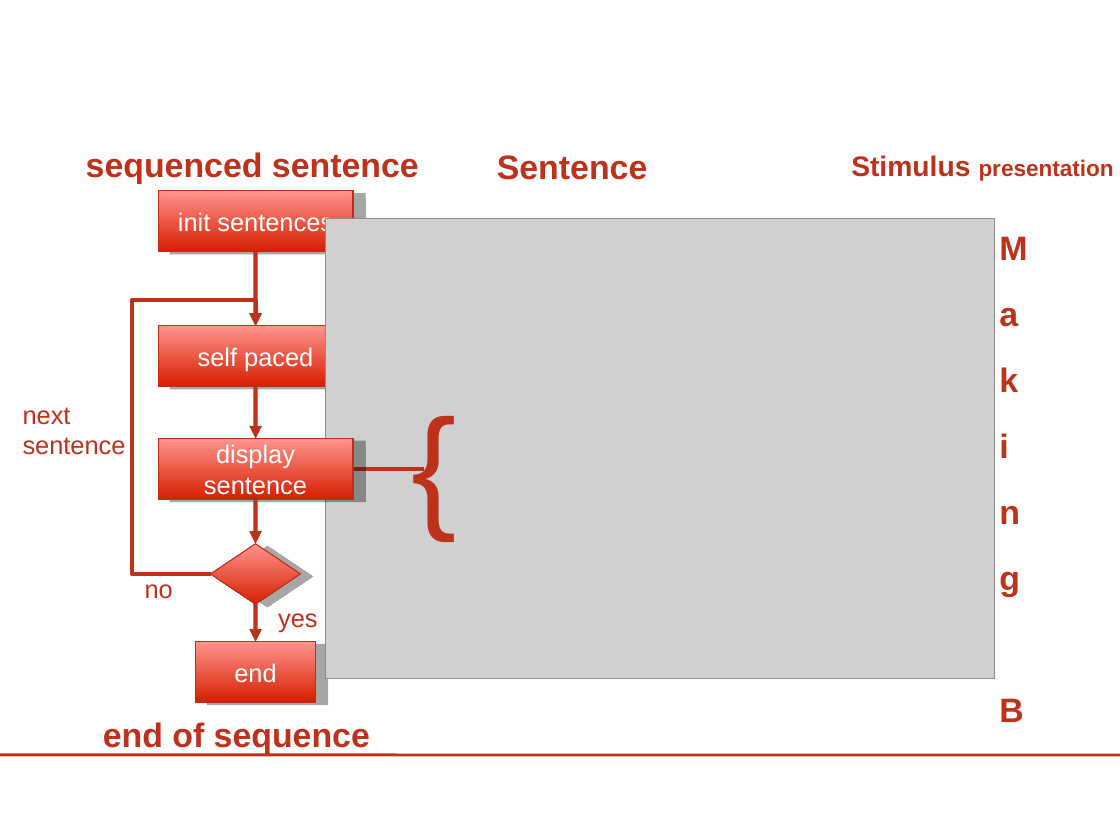
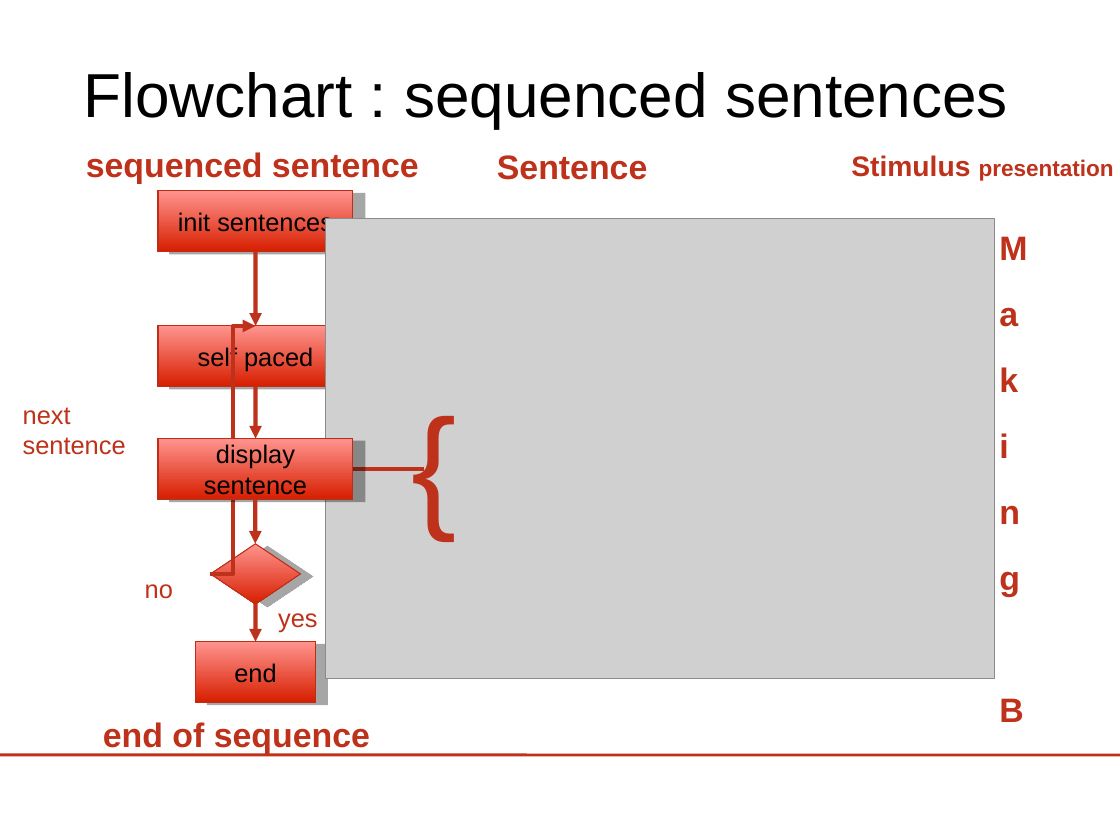
Before and after one commit to jadref/buffer_bci, a slide deck: slide 42 of tutorial/lect3-helloworld/HelloWorld_ERPViewer.odp. Drawn at 1120x840 pixels with LibreOffice and Linux fonts; fonts in the diff are those of the drawing; grey boxes stand for pictures; background and template pictures are left out. Boxes give left, top, right and bottom in pixels: in the first picture for what was removed or moved away, otherwise in the second. Text is boxed around its words. In the diff, an @@ line names an element or a change of style, - is before the commit and + after.

```diff
--- a/tutorial/lect3-helloworld/HelloWorld_ERPViewer.odp
+++ b/tutorial/lect3-helloworld/HelloWorld_ERPViewer.odp
@@ text colour #FFFFFF to #000000 in 5 elements at (159,191,354,251), (159,326,354,386), (195,642,315,702), (159,439,354,499), (84,72,1008,128) @@
@@ free "sequenced sentence": place and size @@
-free "sequenced sentence" at (86,152,419,184)
+free "sequenced sentence" at (80,138,584,223)
@@ elbow arrow (210, 574) - (255, 326): route changed @@
@@ free "next": place and size @@
-free "next" at (23,407,126,455)
+free "next" at (12,394,163,465)
@@ free "no": place and size @@
-free "no" at (145,584,173,599)
+free "no" at (135,568,210,609)
```
Also in this commit, not shown: 40 other slides changed, 4 slides added, 6 other files.
